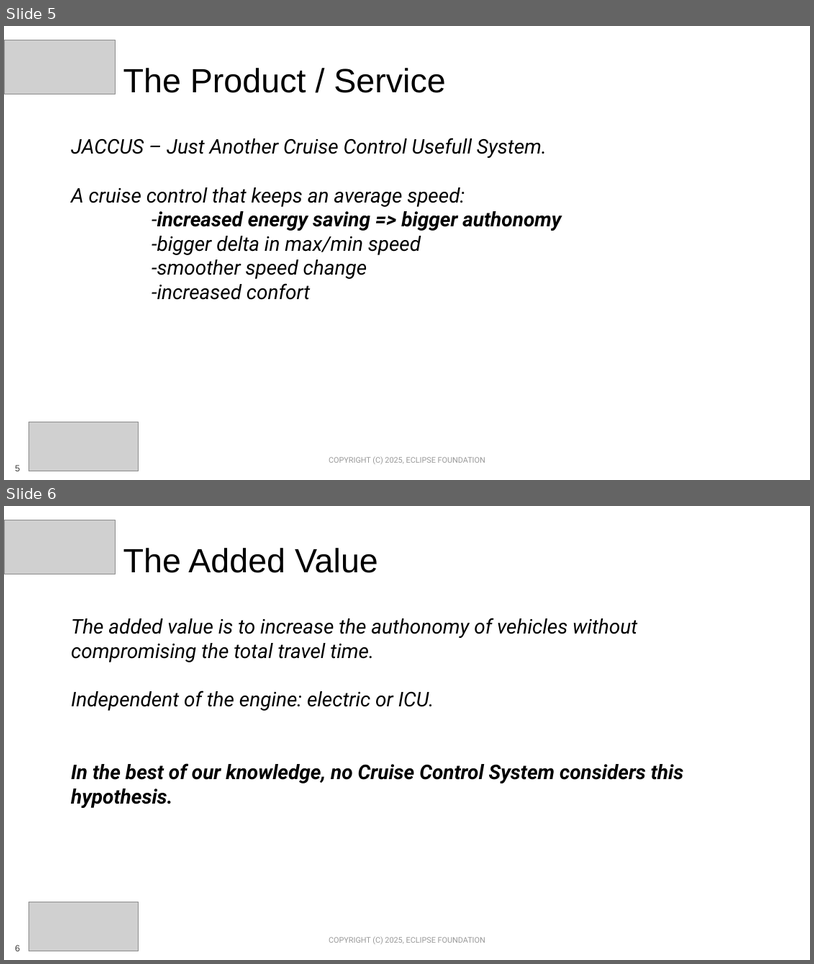
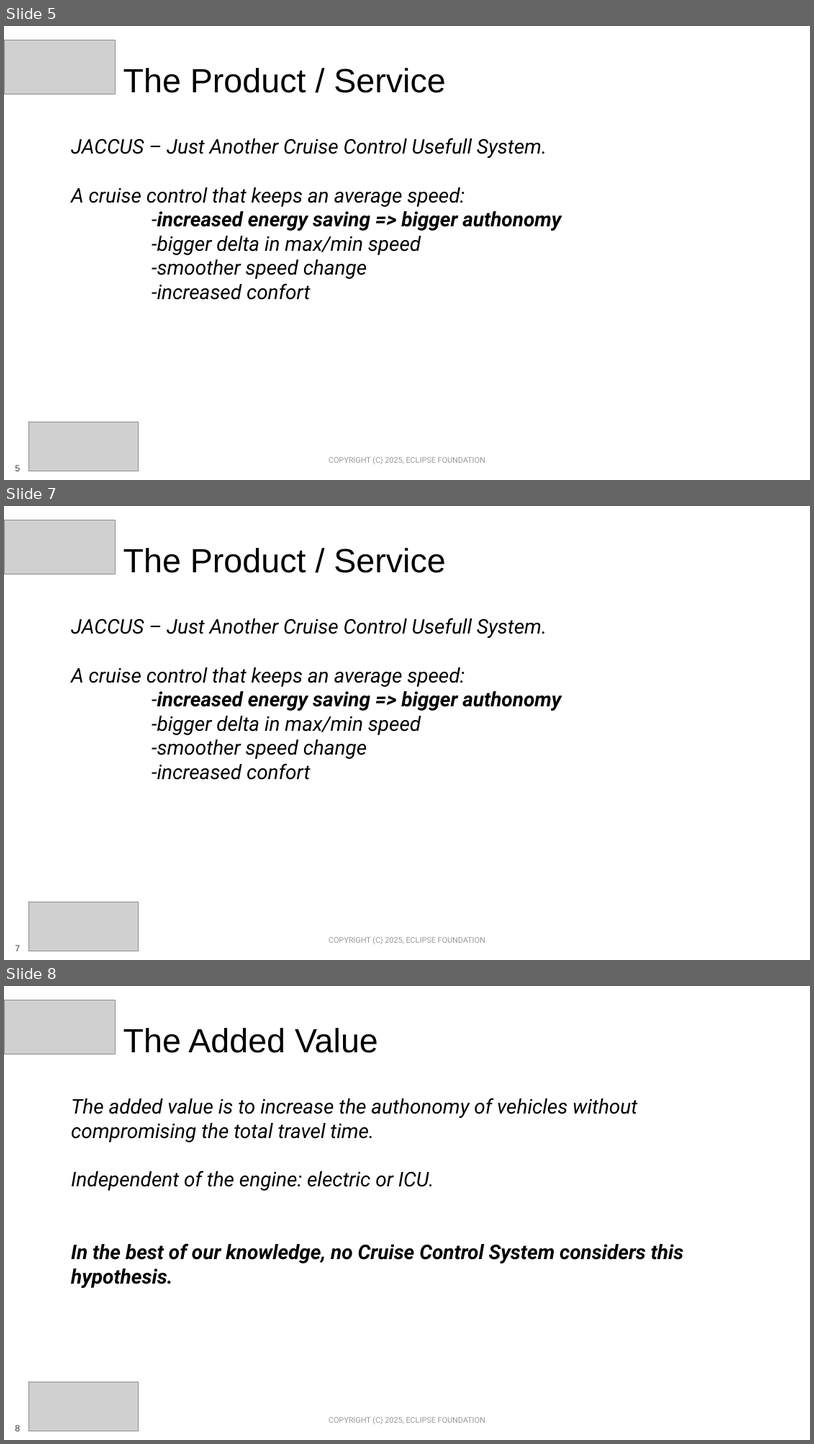
Before and after one commit to Eclipse-SDV-Hackathon-Chapter-Three/criticallites, a slide deck: SDV Hackathon 2025 - Pitching Slides Template.pptx. Shown one above the other, each under a label of ours: slides 5 and 6 before the commit, slides 5, 7 and 8 after it; the slides between them are not shown. The pictures are 814x964 and 814x1444 pixels, drawn with LibreOffice and Linux fonts; fonts in the diff are those of the drawing; grey boxes stand for pictures; background and template pictures are left out. Boxes give left, top, right and bottom in pixels: in the first picture for what was removed or moved away, otherwise in the second. Text is boxed around its words. In the diff, an @@ line names an element or a change of style, - is before the commit and + after.

```diff
--- a/SDV Hackathon 2025 - Pitching Slides Template.pptx
+++ b/SDV Hackathon 2025 - Pitching Slides Template.pptx
@@ slide 7 added at bbox=[4, 506, 810, 960], background #FFFFFF; not listed: 2 template elements that a slide beside it also shows @@
@@ picture added at bbox=[4, 520, 116, 574] @@
@@ title added at bbox=[124, 548, 445, 573], 30 pt, text #000000 @@
+The Product / Service
@@ text added at bbox=[71, 618, 561, 780], 18 pt, text #000000, italic @@
+JACCUS – Just Another Cruise Control Usefull System.
+A cruise control that keeps an average speed:
+-increased energy saving => bigger authonomy
+-bigger delta in max/min speed
+-smoother speed change
+-increased confort
@@ picture added at bbox=[29, 902, 139, 951] @@
@@ what was slide 6 is now slide 8 @@
```
Also in this commit, not shown: 1 other slide added.
